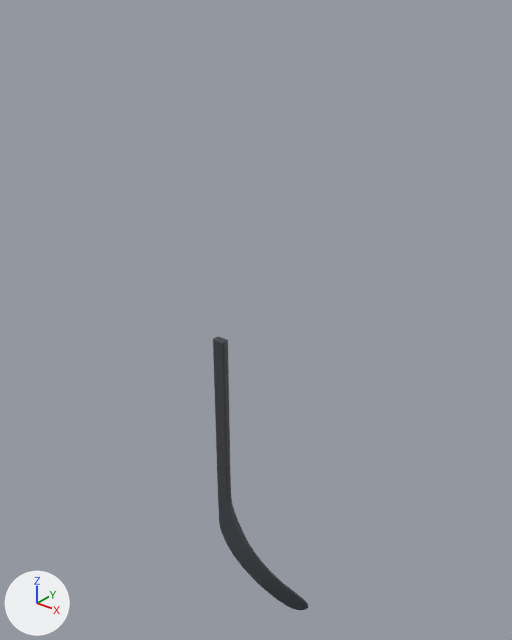
One commit to the glTF model alle_curves/P88-1-4-ST.glb: the scene before it, then after it.
Both versions are drawn from a 50 mm lens placed at (759.0, -976.0, 1001.0), pointed at (-41.0, 24.0, 382.0). The axes (+X, +Y, +Z) are drawn at lower left. The lights are the same throughout. The older version comes first. Vertices at exactly the same position are counted once.

Objects in the first picture: 'geometry_0'.
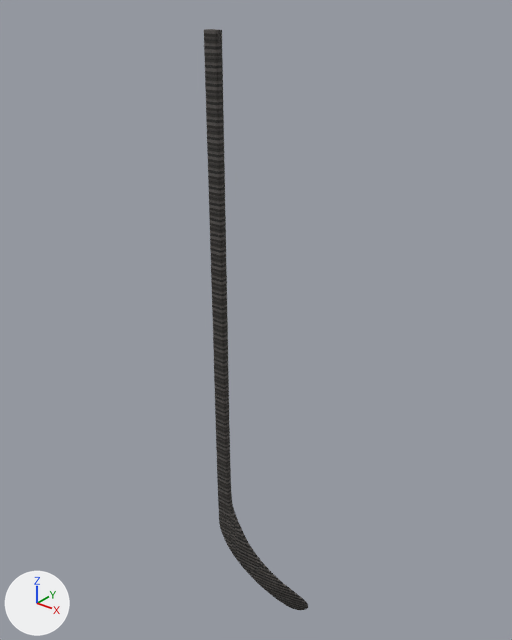
What differs and where, as boxes (x1, y1, x2, y2) in the pictures (512 x 640 px; the box of a moved part takes in the faces that stretch with it):
'geometry_0', reshaped (9% wider, 112% taller)
    before: (213, 337, 308, 610)
    after: (204, 29, 308, 610)
part 1 of me_geometry_0, moved or reshaped
    before: (213, 337, 233, 508)
    after: (204, 29, 233, 508)

Edits to the bpy script that builds the scene:
```text
Change me_geometry_0:
    used by ob_geometry_0; location = (0.0, 0.0, 0.0)
    remove me_geometry_0.from_pydata(...)  # 7524 vertices, 14999 faces; spans x -111.0..111.0, y -32.0..32.0, z -338.0..338.0
    add me_geometry_0.from_pydata(...)  # 7524 vertices, 14999 faces; spans x -111.0..111.0, y -32.0..32.0, z -338.0..920.0
    me_geometry_0 part 1: all 3402 vertices in x -111.0..-75.0, y -32.0..-13.0, z -77.0..338.0 are scaled about their middle by (1, 1, 2.4), then moved by (0.0, 0.0, 292.0)
```
